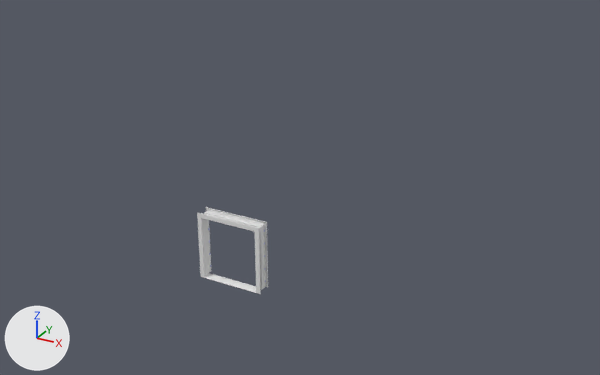
Two versions of the Blender file house_modeling.blend, one commit apart.
Both versions are drawn from a camera (50 mm lens) standing at (19.28, -18.4, 12.69) and looking at (6.81, 4.28, 1.35). The axes (+X, +Y, +Z) are drawn at lower left. The lights are the same throughout.

The older version as bpy lines, for what is in view:
```python
me_cube_004 = bpy.data.meshes.new('Cube.004')
me_cube_004.from_pydata(...)  # 67 vertices, 48 faces; spans x -1.12..1.0, y -1.15..1.15, z -1.0..1.06
me_plane = bpy.data.meshes.new('Plane')
me_plane.from_pydata(...)  # 721 vertices, 1046 faces; spans x -1.06..1.06, y -1.08..1.08, z 0.0..5.1
me_plane.materials.append(None)
ob_maison = bpy.data.objects.new('maison', me_plane)
ob_maison.location = (7.0, 5.0, 0.0)
ob_maison.scale = (7.0, 5.0, 1.0)
ob_maison.material_slots[0].link = 'OBJECT'; ob_maison.material_slots[0].material = mat_material  # blue #78b0cb
ob_maison.hide_set(True)  # its collection is switched off
ob_porte_entree = bpy.data.objects.new('porte entree', me_cube_004)
ob_porte_entree.location = (6.5, -0.2, 1.05)
ob_porte_entree.scale = (0.5, 0.2, 1.05)
_m = ob_porte_entree.modifiers.new('Mirror', 'MIRROR')
_m.merge_threshold = 0.01
_m.mirror_object = ob_miroir_porte_entree
```
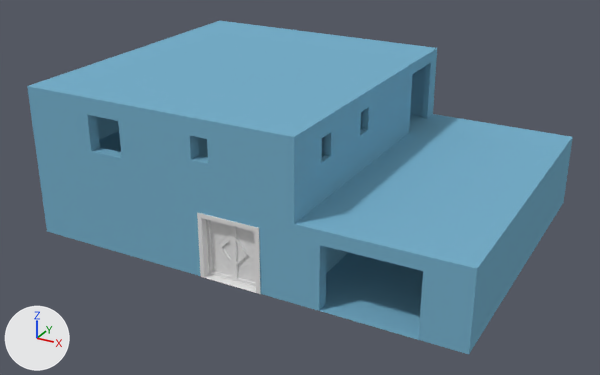
Boxes (x1, y1, x2, y2) around the edits, measured in the pictures (600 x 375 px):
'maison', shown (blue)
    after: (27, 21, 573, 354)
'Cube.001', added
    after: (206, 219, 256, 286)

The change in detail:
Mesh me_cube_005 is new.
It has 189 vertices, 167 faces and spans x -1.0..1.0, y -0.5..0.5, z -0.55..0.45.
Object 'maison' (ob_maison) is now shown.
Object 'Cube.001' (ob_cube_001) is new; it shows me_cube_005.
Its location is (6.52, -0.02, 0.57).
Its scale is (0.483, 0.102, 1.03).
It gains a MIRROR modifier named 'Mirror'.
Modifier setting: use_axis = (True, True, True).
Modifier setting: use_clip = True.
Modifier setting: merge_threshold = 0.002.
Modifier setting: mirror_object = ob_miroir_portes.
Object 'miroir portes' (ob_miroir_portes) is new.
Its location is (7.0, -0.075, 1.036).
